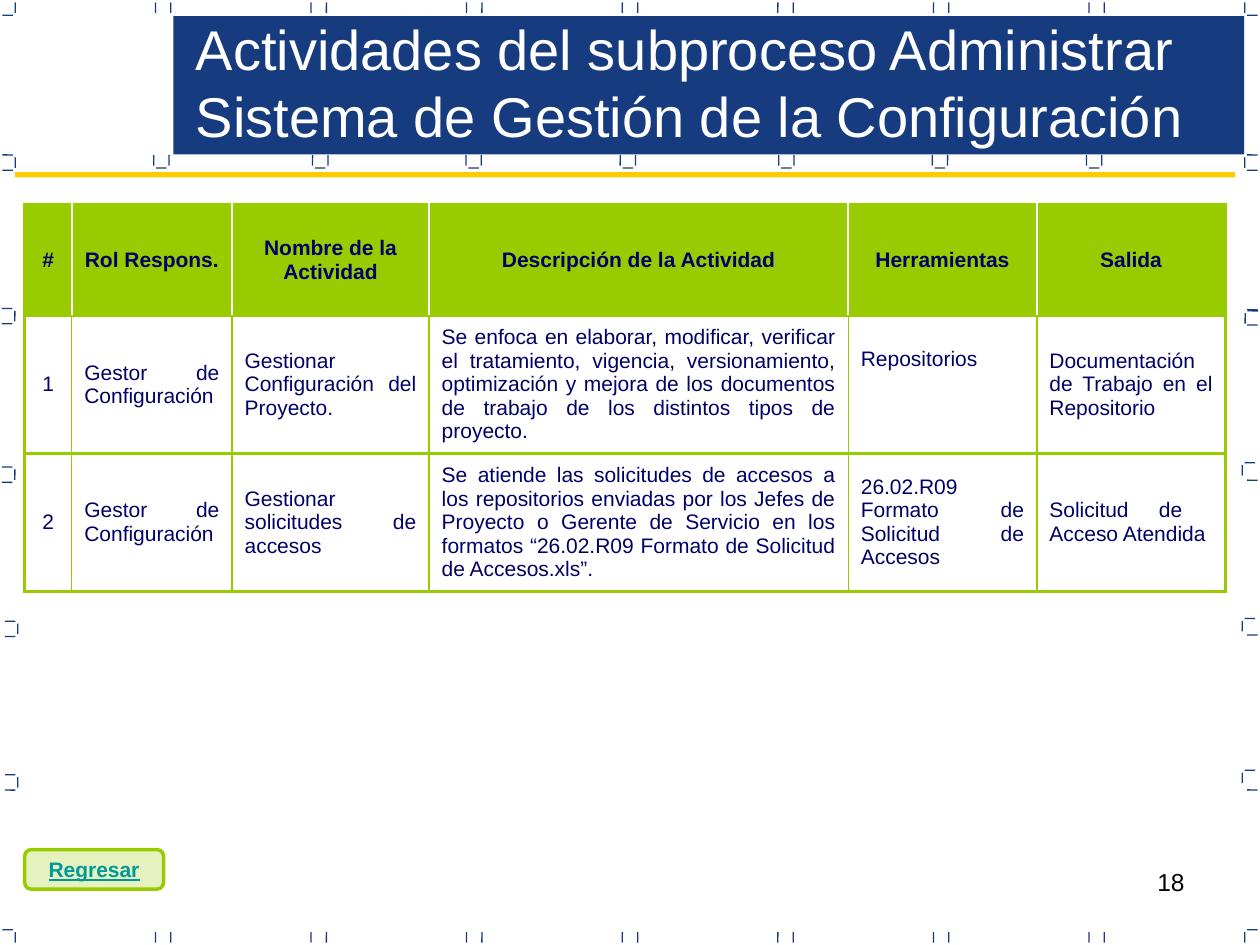
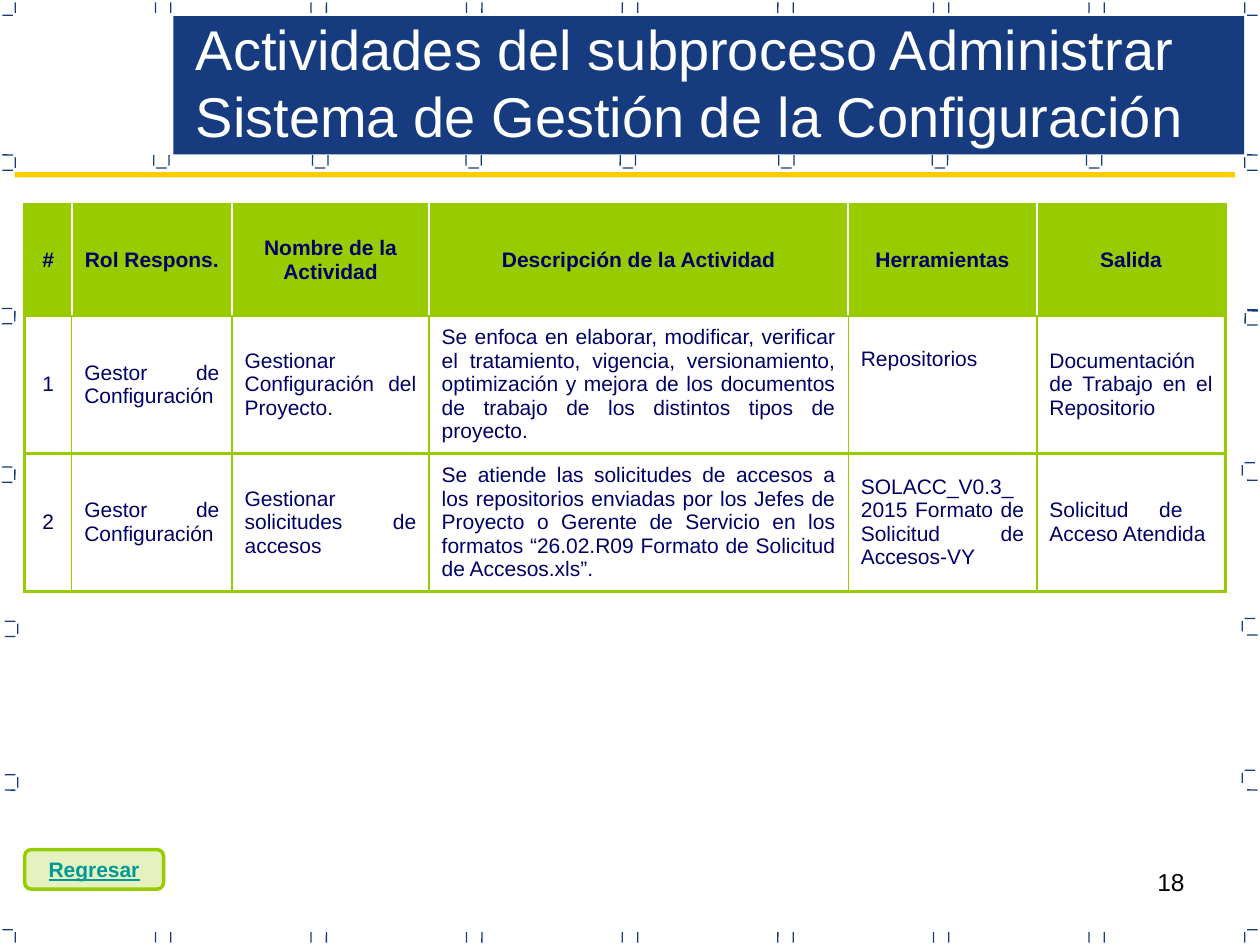
Before and after one commit to CreativeCheeseGame/BoundPhysic, a slide deck: slide 18 of Area de Proceso Gestion Configuracion/PGC_V0.3_2015 Proceso de Gestion de Configuracion.pptx. Drawn at 1260x945 pixels with LibreOffice and Linux fonts; fonts in the diff are those of the drawing. Boxes give left, top, right and bottom in pixels: in the first picture for what was removed or moved away, otherwise in the second. Text is boxed around its words. In the diff, an @@ line names an element or a change of style, - is before the commit and + after.

```diff
--- a/Area de Proceso Gestion Configuracion/PGC_V0.3_2015 Proceso de Gestion de Configuracion.pptx
+++ b/Area de Proceso Gestion Configuracion/PGC_V0.3_2015 Proceso de Gestion de Configuracion.pptx
@@ table at box(25, 204, 1226, 592) @@
-row 3, column 5: 26.02.R09 Formato de Solicitud de Accesos
+row 3, column 5: SOLACC_V0.3_2015 Formato de Solicitud de Accesos-VY
```
Also in this commit, not shown: 10 other slides changed, 1 slide removed.
